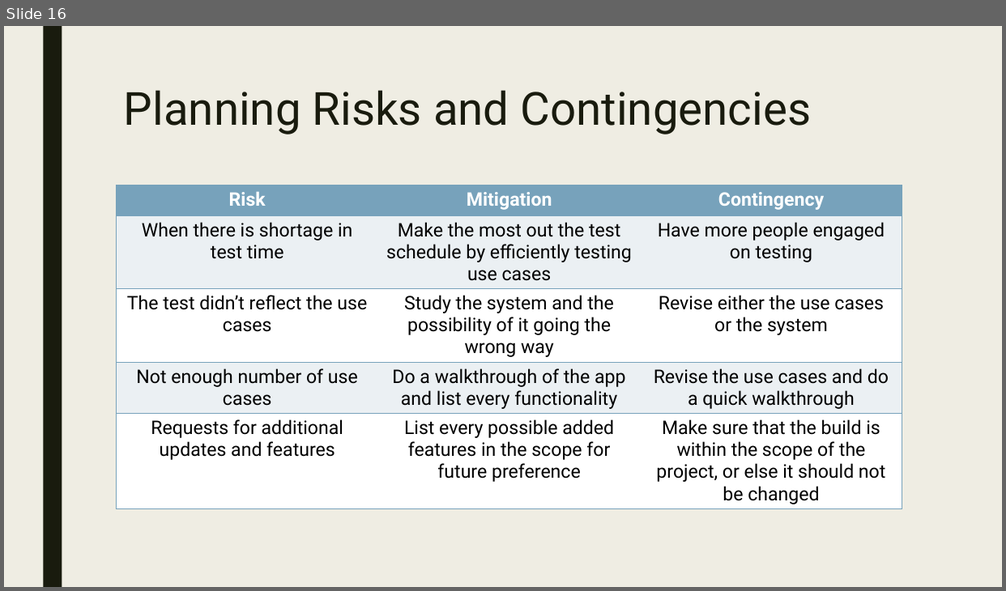
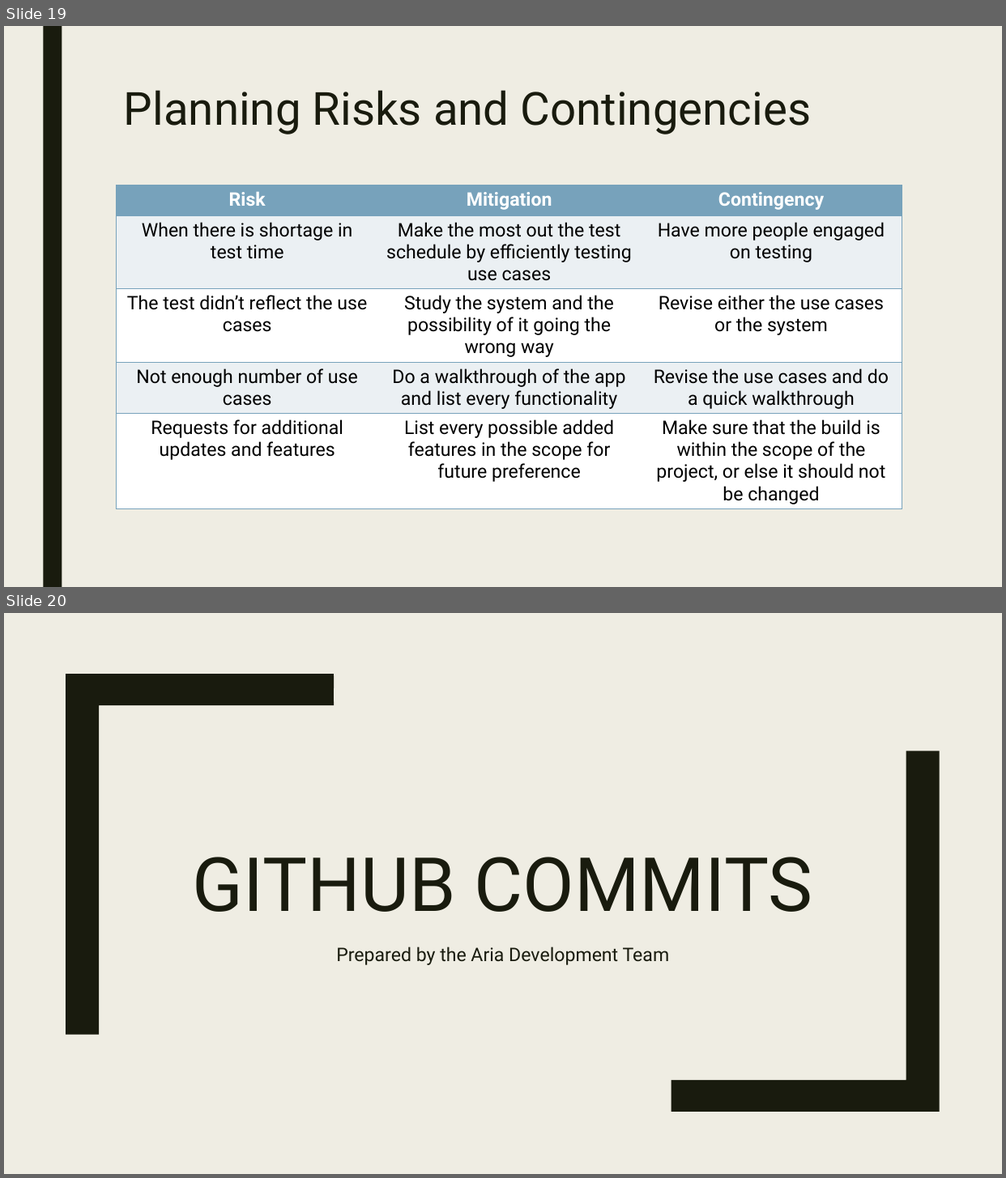
Before and after one commit to asruiz/Quality-Survey-Data-Analysis-System, a slide deck: Documentation/Test Plan/Quality_BrugadaGloriaRoguelRuiz.pptx. Shown one above the other, each under a label of ours: slide 16 before the commit, slides 19 and 20 after it. The pictures are 1006x591 and 1006x1178 pixels, drawn with LibreOffice and Linux fonts; fonts in the diff are those of the drawing. Boxes give left, top, right and bottom in pixels: in the first picture for what was removed or moved away, otherwise in the second. Text is boxed around its words. In the diff, an @@ line names an element or a change of style, - is before the commit and + after.

Commit message:
Updated the Quality Test Plan
Changes due to additional test cases and presentation of github commits

```diff
--- a/Documentation/Test Plan/Quality_BrugadaGloriaRoguelRuiz.pptx
+++ b/Documentation/Test Plan/Quality_BrugadaGloriaRoguelRuiz.pptx
@@ slide 20 added at (4,613,1002,1174), background #EFEDE3 @@
@@ freeform shape added at (66,674,334,1034), fill #191B0E @@
@@ freeform shape added at (671,751,940,1112), fill #191B0E @@
@@ title added at (193,857,813,912), 72 pt, text #191B0E @@
+GITHUB COMMITS
@@ subtitle added at (336,947,670,965), 18 pt, text #191B0E @@
+Prepared by the Aria Development Team
@@ what was slide 16 is now slide 19 @@
```
Also in this commit, not shown: 6 slides changed, 4 other slides added, 1 slide removed.
